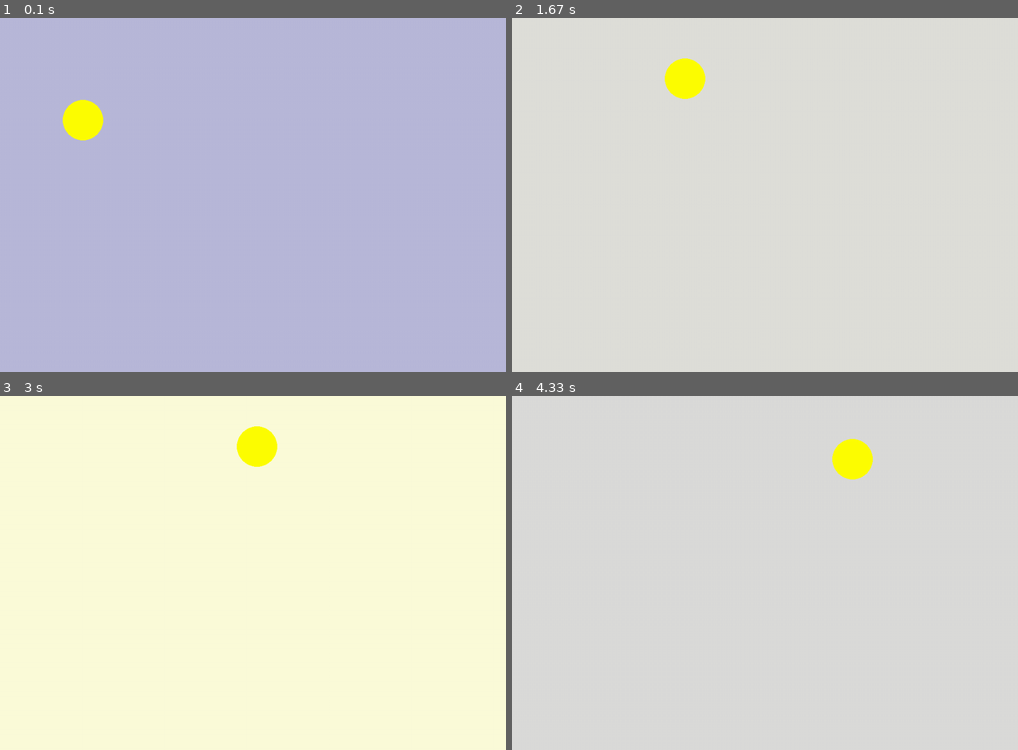
Above: before the commit, frames 1-4 (two rows, left to right).
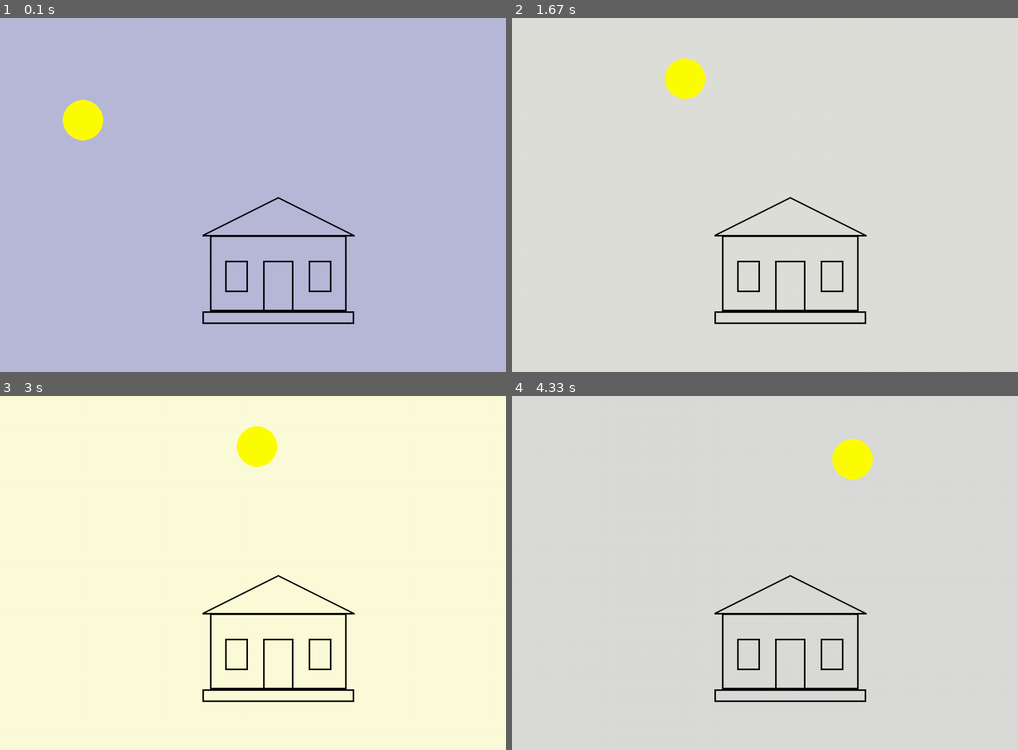
Above: after the commit, the same moments.

Repository: Dmitry1101985/Python
Game: pygame game, started from My_Game/test.py
The game is run twice, just before and just after one commit, with the same random seed, the same clock (stepped at 60 frames per second) and the same inputs.
Inputs:
- Up to frame 1 (0.1 s): no input
- Up to frame 2 (1.67 s): no input
- Up to frame 3 (3 s): no input
- Up to frame 4 (4.33 s): no input

The runs differ from the first frame. In frame 1, 1.3% of the frame differs, in the area x 40-71%, y 50-87%; in frame 2, 1.3%; in frame 3, 1.3%; in frame 4, 1.3%.

Commit message:
refactoring class house

Diff:
--- /dev/null
+++ b/My_Game/house_class.py
@@ -0,0 +1,84 @@
+import pygame
+
+class House:
+
+    def __init__(self) -> None:
+        self.x = 400
+        self.y = 580
+        self.height = 250
+        self.width = 300
+
+
+    def set_size(self, width, height):
+        self.width = width
+        self.height = height
+
+
+    def set_position(self, x, y):
+        self.x = x
+        self.y = y
+
+
+    def draw(self, screen):
+        self.draw_foundation(screen)
+        self.draw_floor(screen)
+        self.draw_roof(screen)
+
+
+    def draw_foundation(self, screen):
+        foundation_height = self.height * 0.1
+        pygame.draw.rect(screen, "black", [self.x, self.y, self.width, foundation_height], 3)
+
+
+    def draw_floor(self, screen):
+        self.draw_walls(screen)
+        self.draw_door(screen)
+        self.draw_left_window(screen)
+        self.draw_right_window(screen)
+
+
+    def draw_roof(self, screen):
+        roof_lp_x = self.x
+        roof_lp_y = self.y - 0.6 * self.height
+        roof_rp_x = self.x + self.width
+        roof_rp_y = roof_lp_y
+        roof_cp_x = self.x + self.width / 2
+        roof_cp_y = self.y - self.height * 0.9
+        pygame.draw.polygon(
+        screen,
+        "black",
+        [[roof_cp_x, roof_cp_y], [roof_lp_x, roof_lp_y], [roof_rp_x, roof_rp_y]],
+        3,
+        )
+
+
+    def draw_walls(self, screen):
+        walls_width = self.width * 0.9
+        walls_height = self.height * 0.6
+        walls_x = self.x + (self.width - walls_width) / 2
+        walls_y = self.y - walls_height
+        pygame.draw.rect(screen, "black", [walls_x, walls_y, walls_width, walls_height], 3)
+
+
+    def draw_door(self, screen):
+        door_height = self.height * 0.4
+        door_width = self.width * 0.2
+        door_x = self.x + (self.width / 2) - (door_width / 2)
+        door_y = self.y - door_height
+        pygame.draw.rect(screen, "black", [door_x, door_y, door_width, door_height], 3)
+
+
+    def draw_left_window(self, screen):
+        window_width = self.width * 0.15
+        window_height = self.height * 0.25
+        window_y = self.y - window_height - (self.height * 0.15)
+        window_left_x = self.x + self.width * 0.15
+        pygame.draw.rect(screen, "black", [window_left_x, window_y, window_width, window_height], 3)
+
+
+    def draw_right_window(self, screen):
+        window_width = self.width * 0.15
+        window_height = self.height * 0.25
+        window_y = self.y - window_height - (self.height * 0.15)
+        window_right_x = self.x + (self.width - self.width * 0.15) - window_width
+        pygame.draw.rect(screen, "black", [window_right_x, window_y, window_width, window_height], 3)
--- a/My_Game/sun.py
+++ /dev/null
@@ -1,53 +0,0 @@
-import pygame
-import math
-
-size = [800, 600]
-screen = pygame.display.set_mode(size)
-
-
-
-def draw_sun(x=60, y=100, radius=40) -> None:
-    """Drawing yellow sun
-
-    Args:
-        x (int, optional): central x coordinate of circle (sun). Defaults to 60.
-        y (int, optional): central y coordinate of circle (sun). Defaults to 100.
-        radius (int, optional): radius of circle (sun). Defaults to 40.
-    """
-    pygame.draw.circle(screen, "yellow", [x, y], radius)
-
-
-def moving_sun(start_fi=235, fi =235, fi_step=0.2, start_blue_in_sky=155, blue_in_sky=155) -> tuple:
-    """Moving sun by arc, using function draw_sun() and changing sky colore to paint the sky
-
-    Args:
-        start_fi (int, optional): start sun position degree. Defaults to 235.
-        fi (int, optional): current sun position degree. Need to change position. Defaults to 235.
-        fi_step (float, optional): step degree. Defaults to 0.2.
-        start_blue_in_sky (int, optional): starting blue value of sky in RGB. Defaults to 155.
-        blue_in_sky (int, optional): current blue value of sky in RGB. changeble.  Defaults to 155.
-
-    Returns:
-        tuple: current sun position fi and current blue value of sky in RGB
-    """
-    x_0 = 400 #center
-    y_0 = 600 #last line
-    R = 500 #Radius of circle of sun traectory
-    end_fi = (270 - start_fi) + 270 #calculate last sun position. Need for simmetric
-    steps_to_center = (270 - start_fi) / fi_step #calculate how many steps from start to middle
-    blue_step = (255 - start_blue_in_sky) / steps_to_center #calculate changing value of blue in RGB by one step
-    #if not end - increse fi
-    if fi < end_fi:
-        fi += fi_step
-    #if sun in first half make sky more blue
-    if fi < 270 and blue_in_sky < 255:
-        blue_in_sky += blue_step
-    elif fi > 270 and fi < end_fi: #if sun goes down make sky less blue
-        blue_in_sky -= blue_step
-
-    x_current = x_0 + R * math.cos(math.radians(fi)) #calculate current x-coordinate of sun position
-    y_current = y_0 + R * math.sin(math.radians(fi)) #calculate current y-coordinate of sun position
-
-    draw_sun(x_current, y_current) #drawing sun by current coordinates
-
-    return fi, blue_in_sky
--- a/My_Game/test.py
+++ b/My_Game/test.py
@@ -1,8 +1,8 @@
 import sun_class
 import sky_class
+import house_class
 import pygame
 
-# Trying to understand this git
 pygame.init()
 
 size = [1000, 700]
@@ -19,6 +19,10 @@
 
 sky = sky_class.Sky()
 
+house = house_class.House()
+# house.set_size(300, 200)
+# house.set_position(350,680)
+
 while not done:
 
     clock.tick(60)
@@ -33,5 +37,7 @@
 
     sun.move(screen)
 
+    house.draw(screen)
+
     pygame.display.flip()
 pygame.quit()
